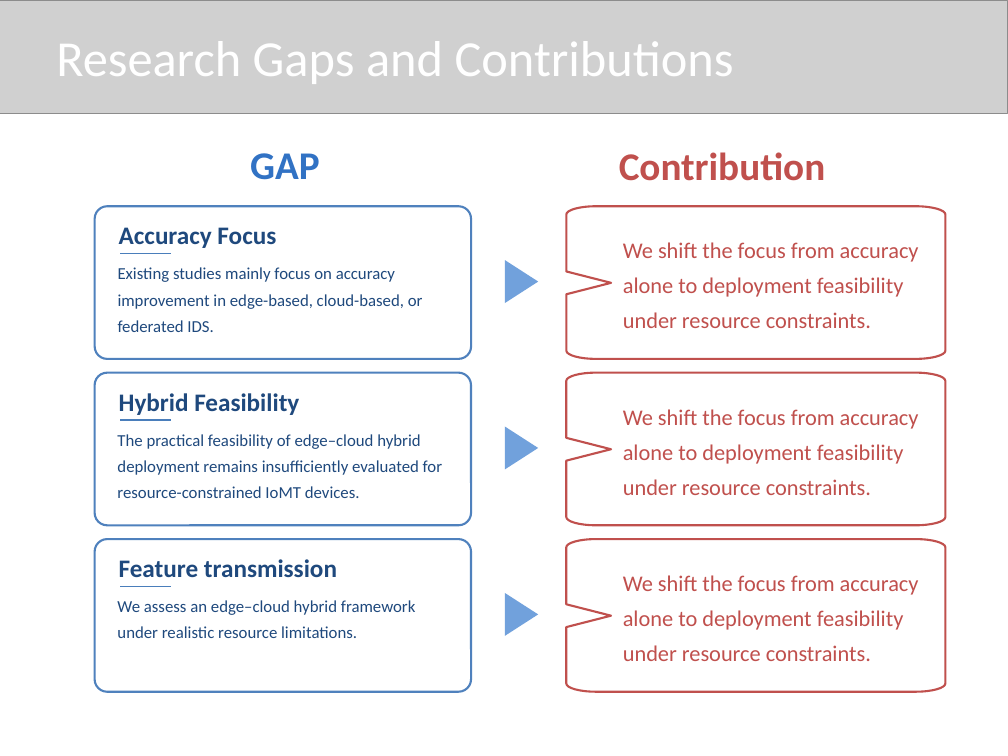
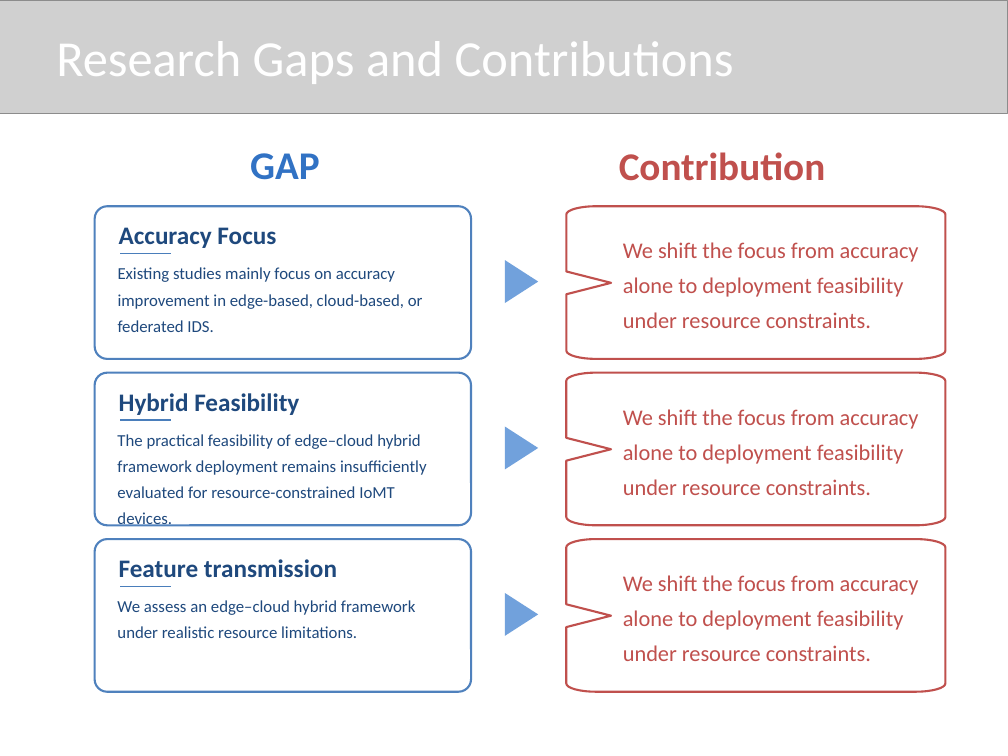
Before and after one commit to YMa10-ACS/Edge-IDS-Framework, a slide deck: slide 4 of Presentation/IoMT_IDS_Presentation_WN.pptx. Drawn at 1008x756 pixels with LibreOffice and Linux fonts; fonts in the diff are those of the drawing; grey boxes stand for pictures. Boxes give left, top, right and bottom in pixels: in the first picture for what was removed or moved away, otherwise in the second. Text is boxed around its words. In the diff, an @@ line names an element or a change of style, - is before the commit and + after.

```diff
--- a/Presentation/IoMT_IDS_Presentation_WN.pptx
+++ b/Presentation/IoMT_IDS_Presentation_WN.pptx
@@ text at bbox=[117, 434, 427, 527]: text changed @@
-The practical feasibility of edge–cloud hybrid deployment remains insufficiently evaluated for resource-constrained IoMT devices.
+The practical feasibility of edge–cloud hybrid framework deployment remains insufficiently evaluated for resource-constrained IoMT devices.
```
Also in this commit, not shown: 11 other files.
